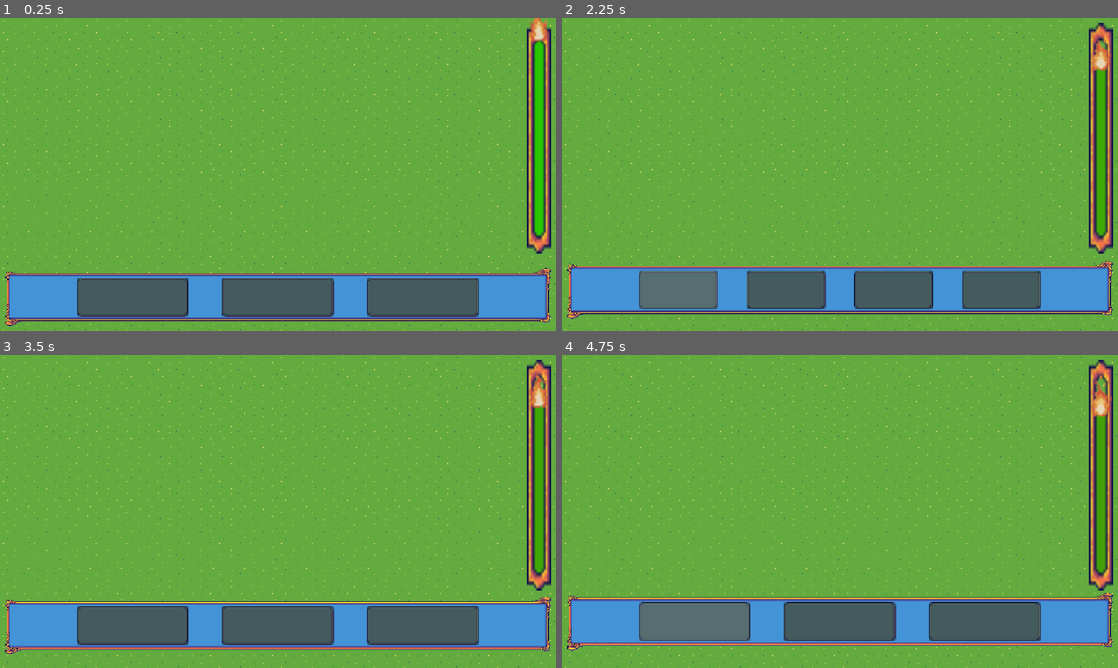
Above: before the commit, frames 1-4 (two rows, left to right).
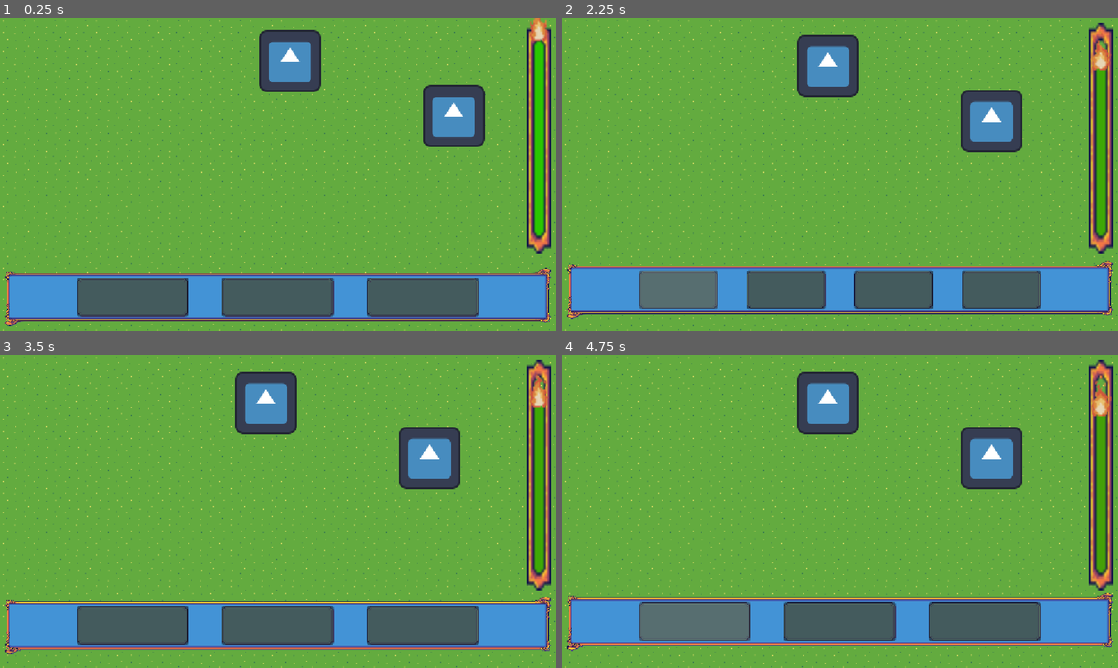
Above: after the commit, the same moments.

Repository: les-brows/acceleturn
Game: Godot game, scene res://Scenes/Game/GameScene.tscn
Same seed, same stepped clock (60 frames per second), same inputs: the game is played once before the commit and once after it. The engine's default icon, where the game draws it, is replaced by a stand-in: a white triangle on a blue panel in a dark square.
Inputs (mouse positions are in pixels of both pictures, inside the frame that each line leads up to):
- Up to frame 1 (0.25 s): no input
- Up to frame 2 (2.25 s): click (695, 296) at 0.5 s; click (678, 296) at 2 s
- Up to frame 3 (3.5 s): no input
- Up to frame 4 (4.75 s): click (695, 624) at 3.5 s; click (695, 633) at 4.25 s

The runs differ from the first frame. In frame 1, 4.3% of the frame differs, in the area x 46-88%, y 3-42%; in frame 2, 4.3%, in the area x 42-83%, y 5-43%; in frame 3, 4.3%; in frame 4, 4.3%.
Error in both runs: Cannot call method 'set_trans' on a null value. (res://Scenes/Game/UI/UI.gd:81)

Commit message:
feat: Add enemy movement

Diff:
--- /dev/null
+++ b/Objects/Enemies/Basic/BasicEnemy.tscn
@@ -0,0 +1,10 @@
+[gd_scene format=3 uid="uid://c4ke02l0rvs16"]
+
+[ext_resource type="Script" uid="uid://bhm3cx6kjry3t" path="res://Objects/Enemies/Basic/basic_enemy.gd" id="1_y54tr"]
+[ext_resource type="Texture2D" uid="uid://d1rijuqilcuvq" path="res://icon.svg" id="2_m23dd"]
+
+[node name="BasicEnemy" type="Node2D" unique_id=2125422060]
+script = ExtResource("1_y54tr")
+
+[node name="Sprite2D" type="Sprite2D" parent="." unique_id=1933672099]
+texture = ExtResource("2_m23dd")
--- /dev/null
+++ b/Objects/Enemies/Basic/basic_enemy.gd
@@ -0,0 +1,6 @@
+extends Enemy
+
+
+func act():
+	print("Je bouge tkt")
+	position += Vector2(-50, 10)
--- a/Objects/Enemies/Enemy.gd
+++ b/Objects/Enemies/Enemy.gd
@@ -1,2 +1,2 @@
 class_name Enemy
-extends Node
+extends Node2D
--- a/Scenes/Game/Levels/Level.tscn
+++ b/Scenes/Game/Levels/Level.tscn
@@ -3,6 +3,7 @@
 [ext_resource type="Texture2D" uid="uid://bauhlj1a8pg44" path="res://Assets/TileMap/Grass Tileset.png" id="1_cp10e"]
 [ext_resource type="PackedScene" uid="uid://cavus80k6k0ge" path="res://Objects/Enemies/EnemyManager.tscn" id="2_4lmyb"]
 [ext_resource type="PackedScene" uid="uid://v2lpue07e1c6" path="res://Objects/Characters/CharacterManager.tscn" id="3_1tmkh"]
+[ext_resource type="PackedScene" uid="uid://c4ke02l0rvs16" path="res://Objects/Enemies/Basic/BasicEnemy.tscn" id="3_h6cj1"]
 
 [sub_resource type="TileSetAtlasSource" id="TileSetAtlasSource_7pr3o"]
 texture = ExtResource("1_cp10e")
@@ -152,4 +153,10 @@
 
 [node name="EnemyTurnManager" parent="." unique_id=622883255 instance=ExtResource("2_4lmyb")]
 
+[node name="BasicEnemy2" parent="EnemyTurnManager" unique_id=2125422060 instance=ExtResource("3_h6cj1")]
+position = Vector2(601, 89)
+
+[node name="BasicEnemy" parent="EnemyTurnManager" unique_id=251171337 instance=ExtResource("3_h6cj1")]
+position = Vector2(940, 203)
+
 [node name="CharacterManager" parent="." unique_id=464431525 instance=ExtResource("3_1tmkh")]
--- a/Scenes/Game/Levels/level.gd
+++ b/Scenes/Game/Levels/level.gd
@@ -10,7 +10,6 @@
 
 func _process(_delta):
 	pass
-
 
 
 func _on_player_choose_character(character: Globals.CharacterClass):
Not shown, added: Objects/Enemies/Basic/basic_enemy.gd.uid
